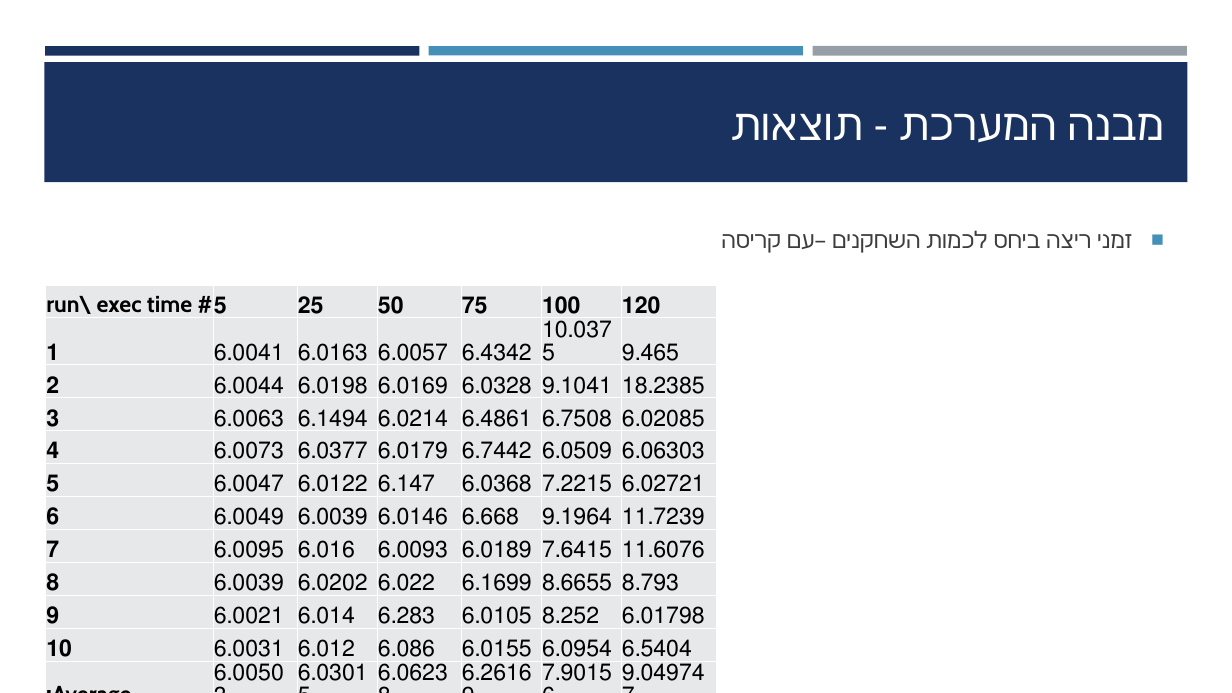
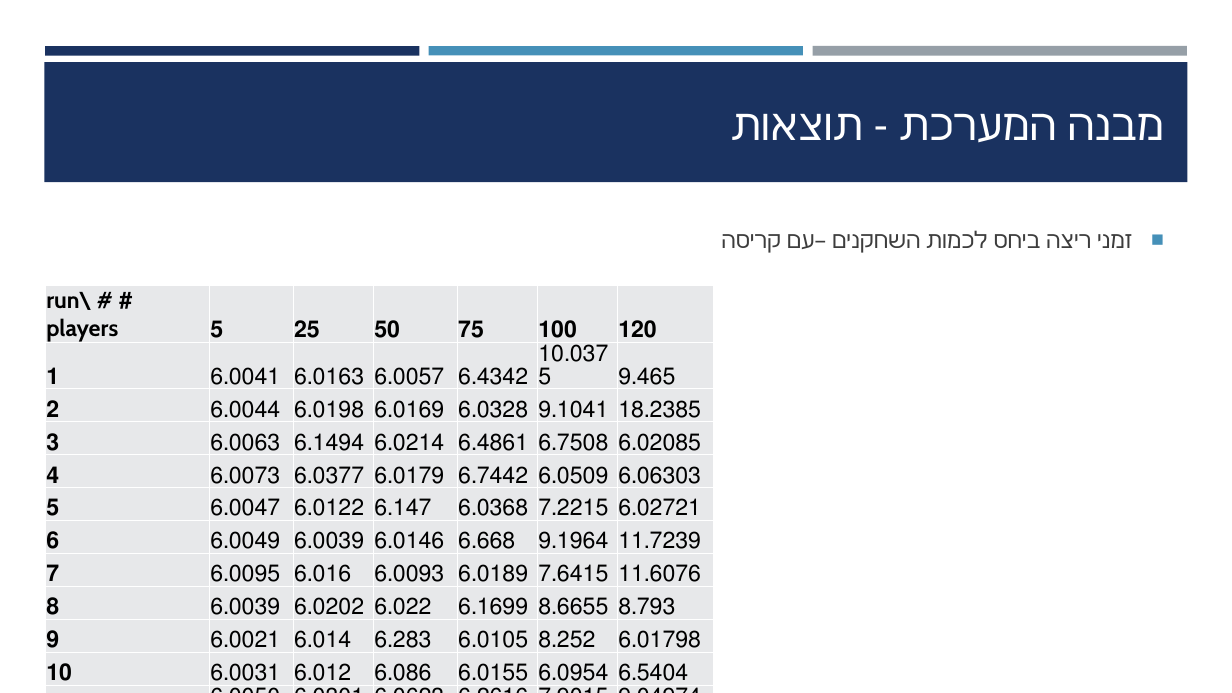
Before and after one commit to efi411/final_project3, a slide deck: slide 16 of Documents/מצגת פרויקט.pptx. Drawn at 1232x693 pixels with LibreOffice and Linux fonts; fonts in the diff are those of the drawing. Boxes give left, top, right and bottom in pixels: in the first picture for what was removed or moved away, otherwise in the second. Text is boxed around its words. In the diff, an @@ line names an element or a change of style, - is before the commit and + after.

```diff
--- a/Documents/מצגת פרויקט.pptx
+++ b/Documents/מצגת פרויקט.pptx
@@ table at [45,285,714,692] @@
-row 1, column 1: # run\ exec time
+row 1, column 1: # run\ # players
```
Also in this commit, not shown: 3 other slides changed, 1 other file.
